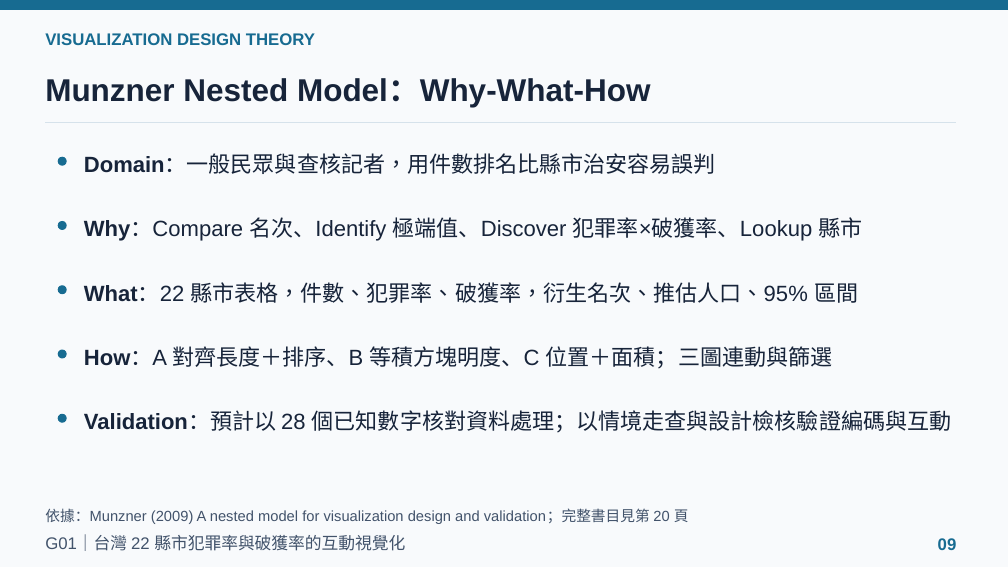
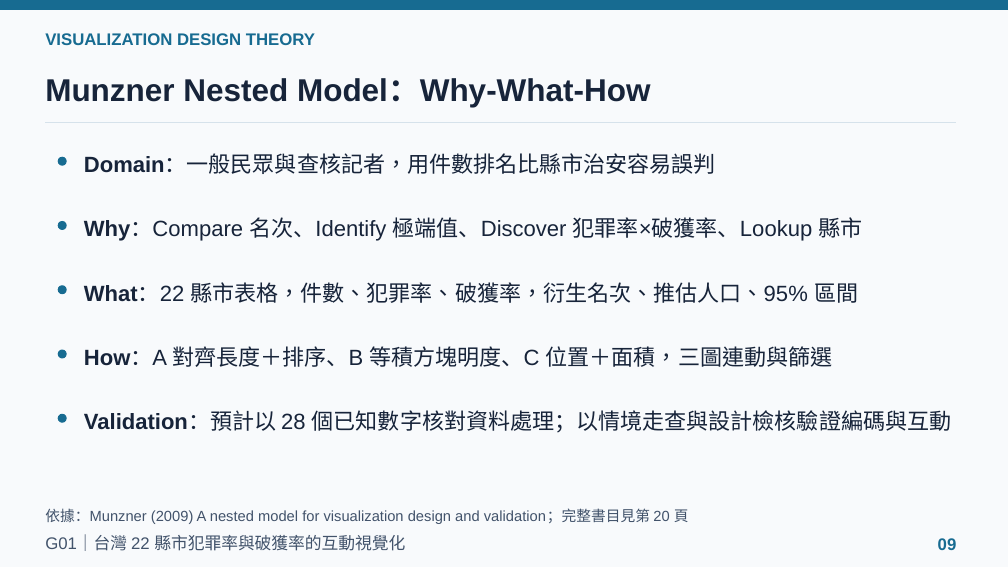
Before and after one commit to powerkaifu/taiwan-crime-rate-vis, a slide deck: slide 9 of docs/VIS_Final_Proposal_G01.pptx. Drawn at 1008x567 pixels with LibreOffice and Linux fonts; fonts in the diff are those of the drawing. Boxes give left, top, right and bottom in pixels: in the first picture for what was removed or moved away, otherwise in the second. Text is boxed around its words. In the diff, an @@ line names an element or a change of style, - is before the commit and + after.

```diff
--- a/docs/VIS_Final_Proposal_G01.pptx
+++ b/docs/VIS_Final_Proposal_G01.pptx
@@ text at box(84, 346, 833, 367): text changed @@
-How：A 對齊長度＋排序、B 等積方塊明度、C 位置＋面積；三圖連動與篩選
+How：A 對齊長度＋排序、B 等積方塊明度、C 位置＋面積，三圖連動與篩選
```
Also in this commit, not shown: 8 other slides changed, 1 other file.
